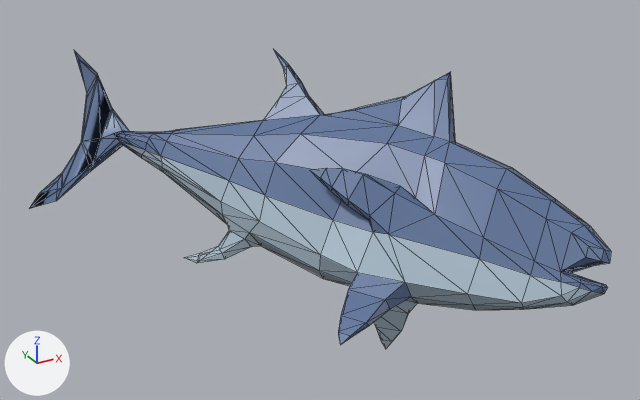
The glTF model Model Scene/models/gltf/Tuna.glb: old version first, new version second.
Rendered twice from a camera (50 mm lens) standing at (-2.84, -5.03, 2.44) and looking at (-0.04, 0.04, -0.1). Arrows for +X, +Y and +Z are at lower left; the lights stay in place. Mesh edges are drawn as thin lines. Vertices at the same position are counted once.

The first picture shows 'Tuna'.
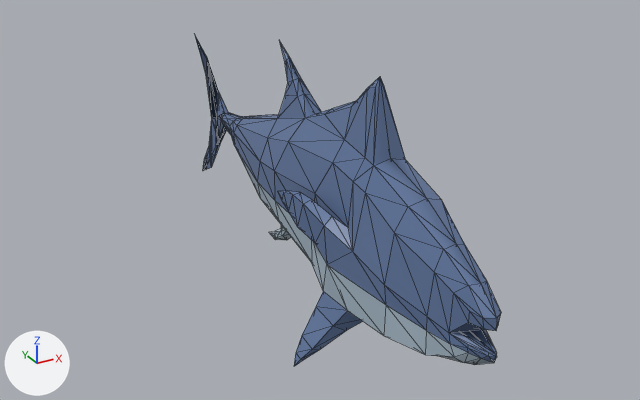
What differs and where, as boxes [x1, y1, x2, y2] in the pictures (640 x 400 px):
'Tuna', shading changed, turned
    before: [29, 50, 611, 349]
    after: [194, 34, 501, 366]
part 1 of me_plane_002, shading changed
    before: [81, 61, 98, 134]
    after: [201, 48, 212, 115]
part 2 of me_plane_002, shading changed
    before: [274, 50, 286, 67]
    after: [279, 40, 287, 62]
part 3 of me_plane_002, shading changed
    before: [310, 168, 326, 178]
    after: [278, 191, 284, 201]

Diff of the bpy script that builds the scene:
```diff
--- a/Model Scene/models/gltf/Tuna.glb.py
+++ b/Model Scene/models/gltf/Tuna.glb.py
@@ me_plane_002 @@
 me_plane_002.from_pydata(...)  # 342 vertices, 750 faces; spans x -0.54..0.56, y -2.34..1.97, z -1.0..0.97
 # used by ob_tuna; location = (0.0, 0.0, 0.0); rotation_euler = (-0.0718, -0.564, -2.431), in degrees (-4.1, -32, -139)
+# me_plane_002 part 1: 4 of the faces centred in x 0.04..0.05, y -2.13..-1.07, z -0.06..0.5 are now shaded smooth
+# me_plane_002 part 2: 1 of the faces centred in x 0.04, y -0.59, z 0.84 are now shaded smooth
+# me_plane_002 part 3: 1 of the faces centred in x 0.39, y 0.04, z 0.04 are now shaded smooth
 me_plane_002.materials.append(mat_fish)
@@ ob_tuna @@
 ob_tuna.location = (0.0, 0.0, 0.0)
-ob_tuna.rotation_euler = (-0.0718, -0.564, -2.431)  # degrees (-4.1, -32, -139)
+ob_tuna.rotation_euler = (0.0, 0.0, -3.142)  # degrees (0, 0, -180)
```
